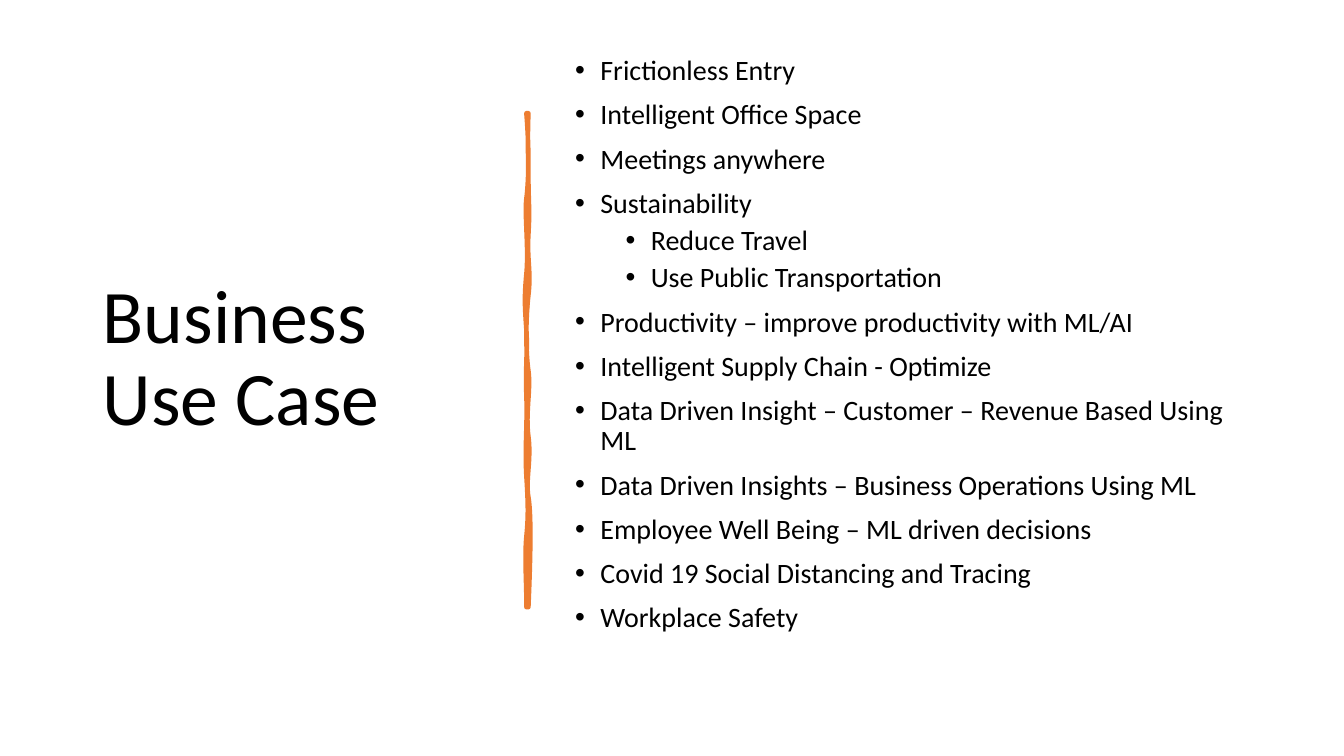
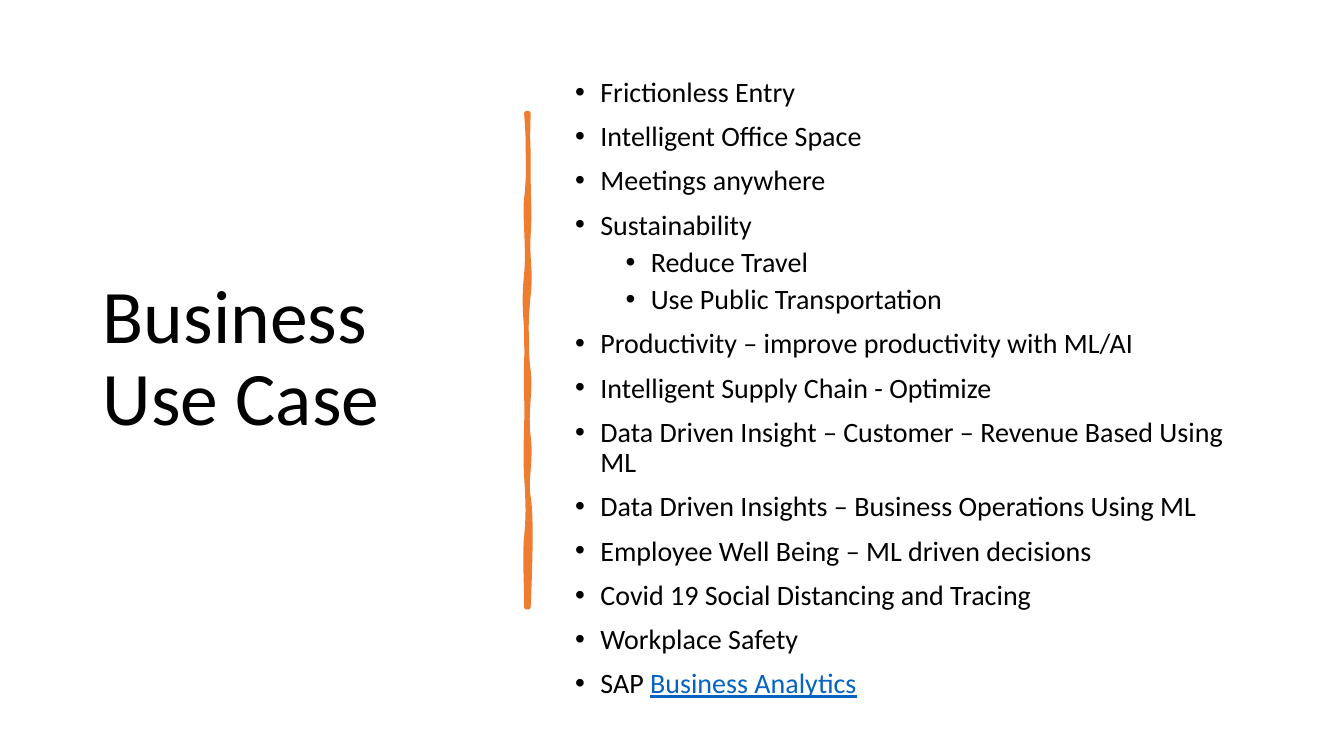
Before and after one commit to balakreshnan/datastrategy, a slide deck: slide 11 of DataHorizon1.pptx (slide 7 before the commit). Drawn at 1344x756 pixels with LibreOffice and Linux fonts; fonts in the diff are those of the drawing. Boxes give left, top, right and bottom in pixels: in the first picture for what was removed or moved away, otherwise in the second. Text is boxed around its words. In the diff, an @@ line names an element or a change of style, - is before the commit and + after.

```diff
--- a/DataHorizon1.pptx
+++ b/DataHorizon1.pptx
@@ text at (x1=600, y1=673, x2=856, y2=698): paragraph added @@
+• SAP Business Analytics
```
Also in this commit, not shown: 4 slides added.
